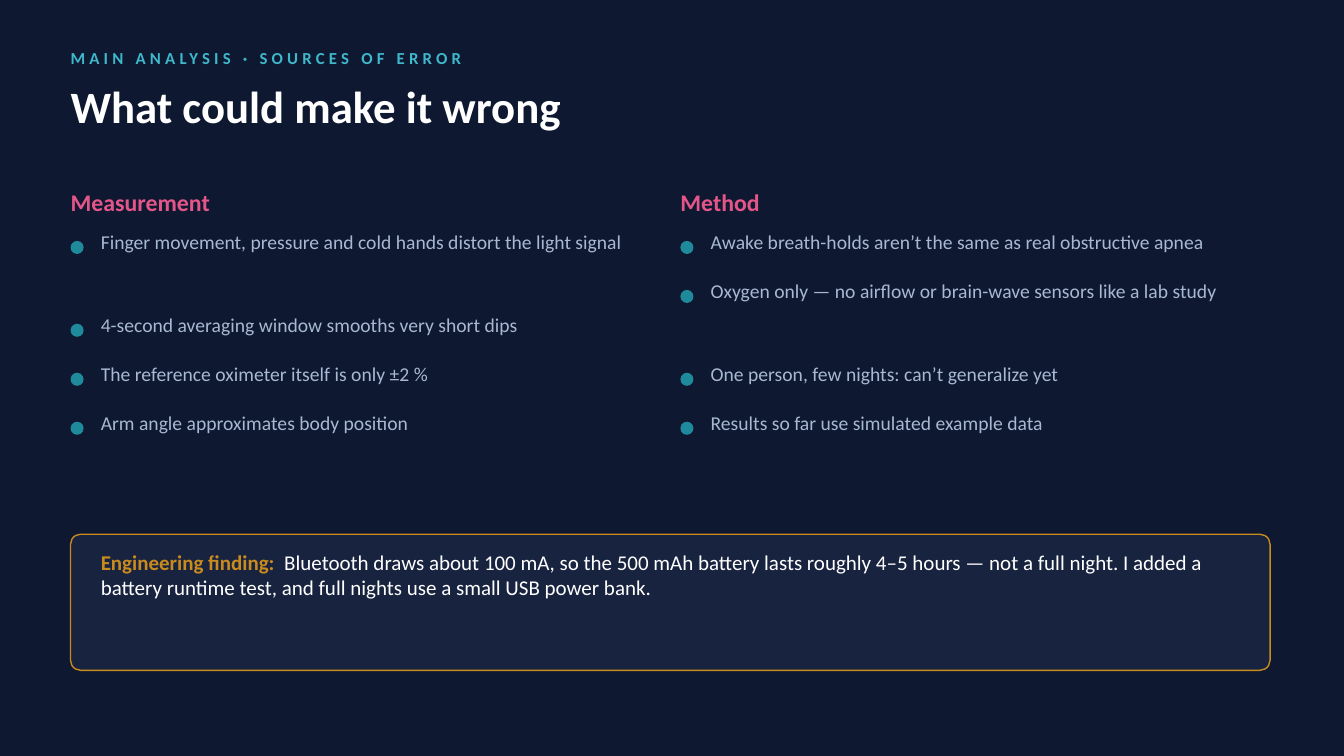
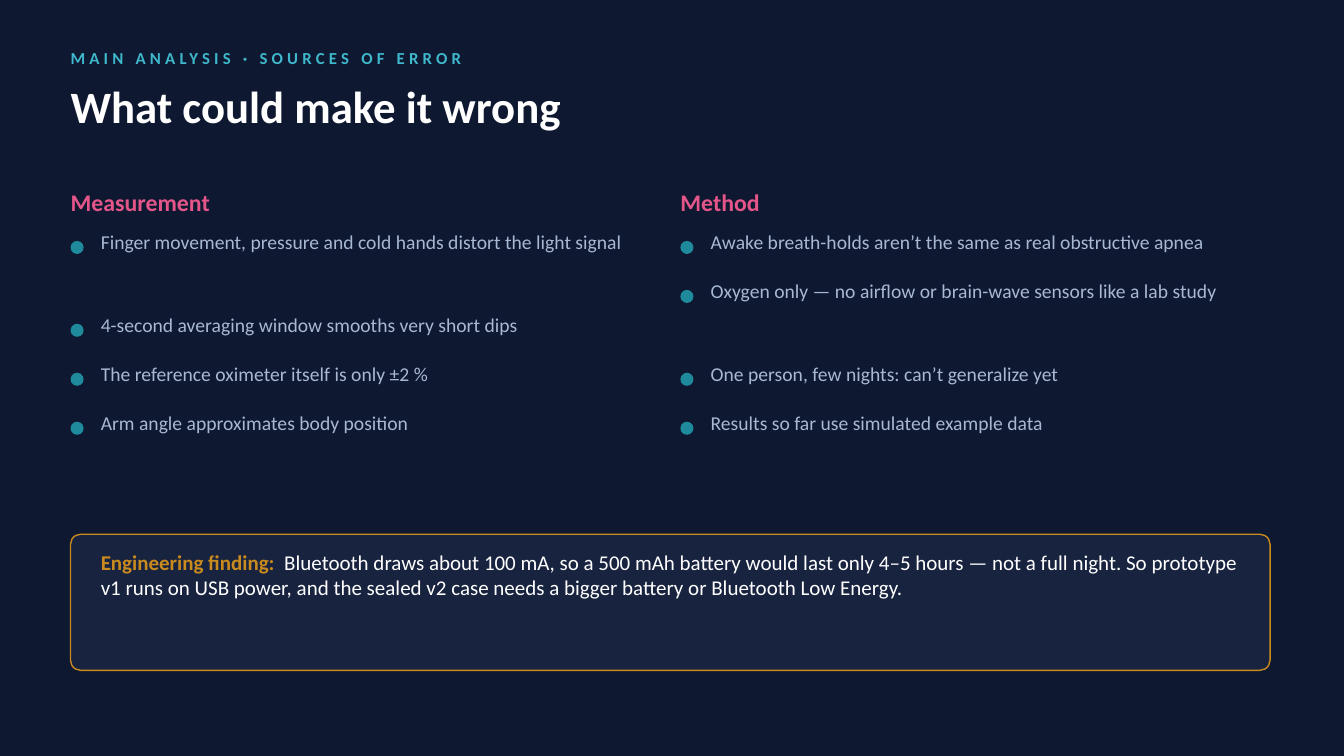
Before and after one commit to gabrielamamanestudent-wq/teetomivV2, a slide deck: slide 12 of science-fair/night-signal/Night_Signal_Presentation.pptx. Drawn at 1344x756 pixels with LibreOffice and Linux fonts; fonts in the diff are those of the drawing. Boxes give left, top, right and bottom in pixels: in the first picture for what was removed or moved away, otherwise in the second. Text is boxed around its words. In the diff, an @@ line names an element or a change of style, - is before the commit and + after.

```diff
--- a/science-fair/night-signal/Night_Signal_Presentation.pptx
+++ b/science-fair/night-signal/Night_Signal_Presentation.pptx
@@ text at (101,555,1237,599): text changed @@
-Engineering finding: Bluetooth draws about 100 mA, so the 500 mAh battery lasts roughly 4–5 hours — not a full night. I added a battery runtime test, and full nights use a small USB power bank.
+Engineering finding: Bluetooth draws about 100 mA, so a 500 mAh battery would last only 4–5 hours — not a full night. So prototype v1 runs on USB power, and the sealed v2 case needs a bigger battery or Bluetooth Low Energy.
```
Also in this commit, not shown: 6 other slides changed, 11 other files.
